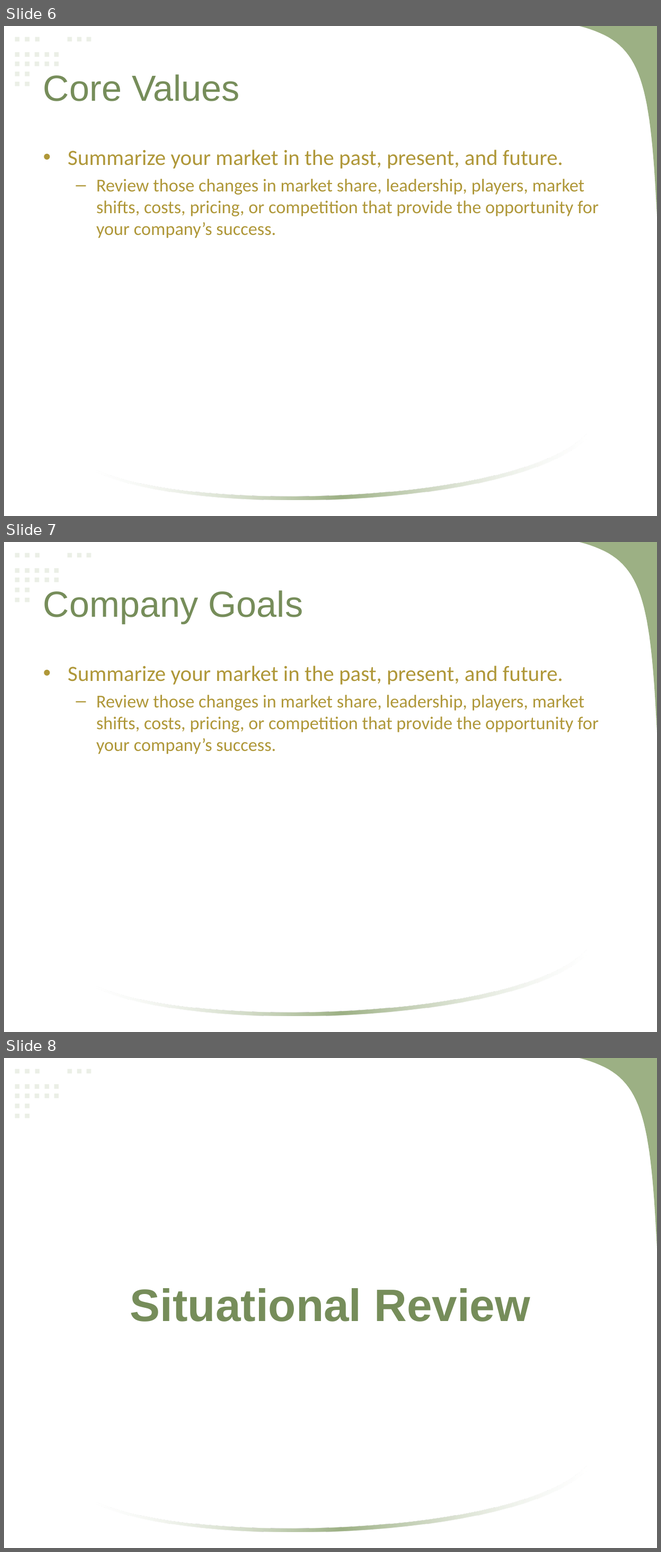
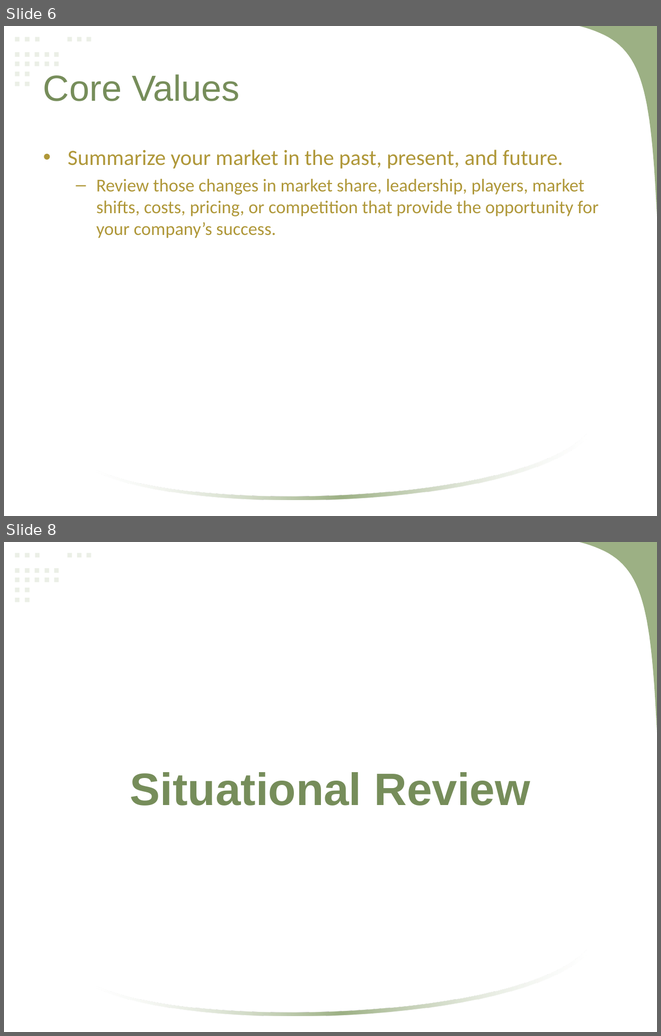
Before and after one commit to mlbelchez/Project---MNSYSIT, a slide deck: Presentation/Neomace Travel and Tours.pptx. Shown one above the other, each under a label of ours: slides 6, 7 and 8 before the commit, slides 6 and 8 after it; the slides between them are not shown. The pictures are 661x1552 and 661x1036 pixels, drawn with LibreOffice and Linux fonts; fonts in the diff are those of the drawing. Boxes give left, top, right and bottom in pixels: in the first picture for what was removed or moved away, otherwise in the second. Text is boxed around its words. In the diff, an @@ line names an element or a change of style, - is before the commit and + after.

```diff
--- a/Presentation/Neomace Travel and Tours.pptx
+++ b/Presentation/Neomace Travel and Tours.pptx
@@ slide 7 removed at (4,542,657,1032), background #FFFFFF; not listed: 22 template elements that a slide beside it also shows @@
@@ title removed at (43,590,303,623) @@
-Company Goals
@@ text removed at (68,665,599,754) @@
-• Summarize your market in the past, present, and future.
-  – Review those changes in market share, leadership, players, market shifts, costs, pricing, or competition that provide the opportunity for your company’s success.
```
Also in this commit, not shown: 8 slides changed, 10 slides added, 3 other slides removed.
